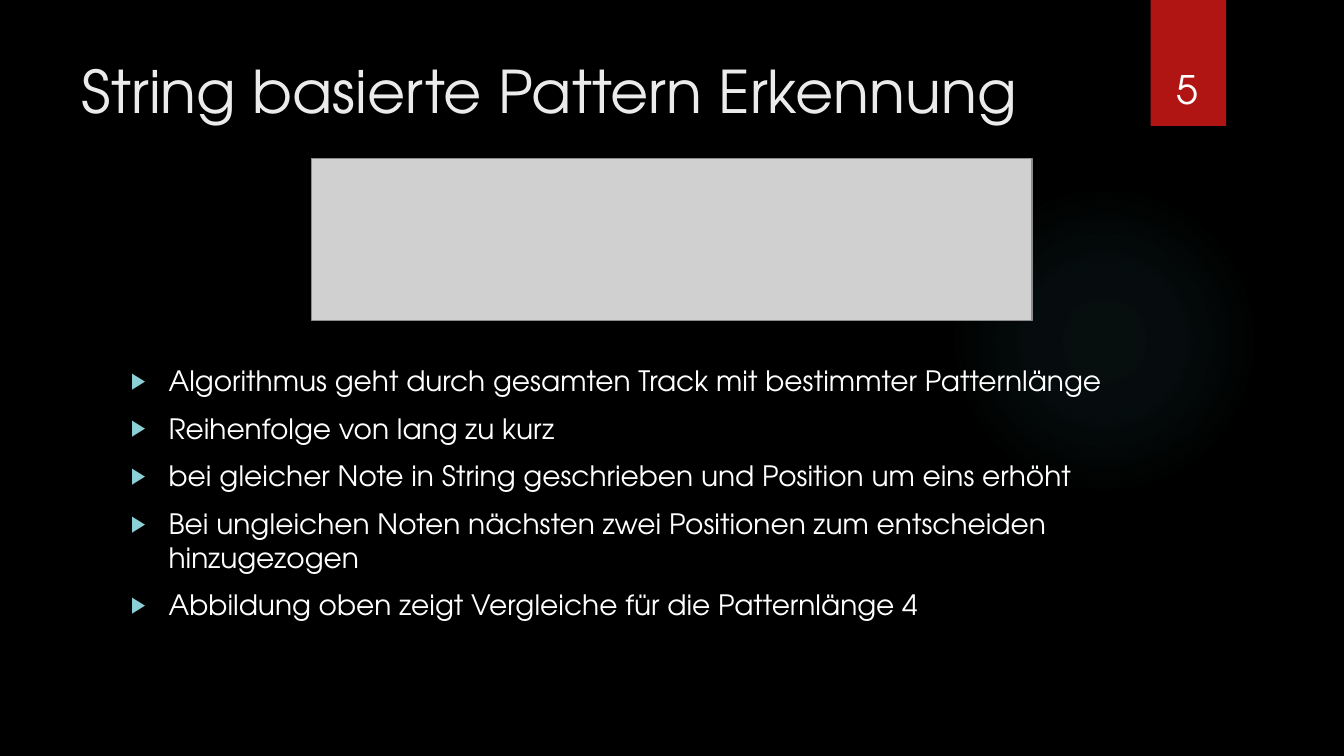
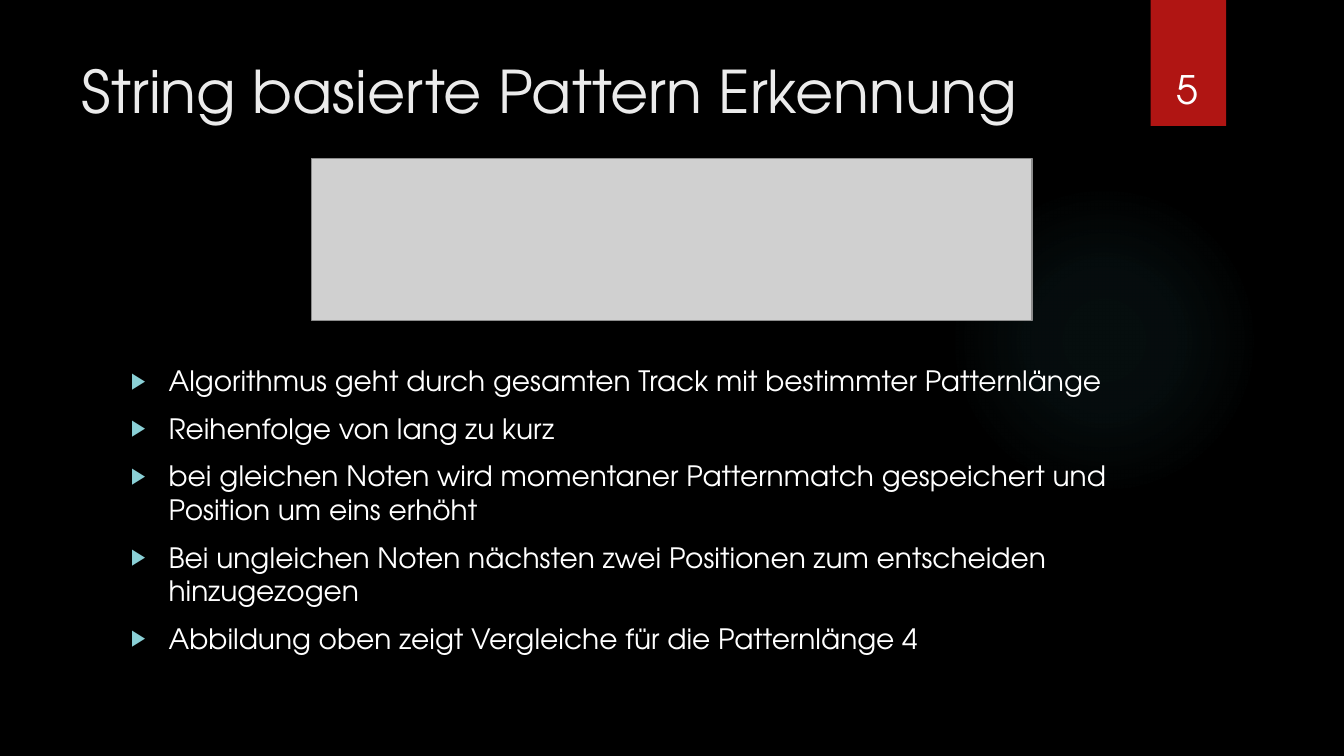
Before and after one commit to Hozeeben/Masterarbeit, a slide deck: slide 5 of Unterlagen/Masterseminar.pptx. Drawn at 1344x756 pixels with LibreOffice and Linux fonts; fonts in the diff are those of the drawing; grey boxes stand for pictures; background and template pictures are left out. Boxes give left, top, right and bottom in pixels: in the first picture for what was removed or moved away, otherwise in the second. Text is boxed around its words. In the diff, an @@ line names an element or a change of style, - is before the commit and + after.

```diff
--- a/Unterlagen/Masterseminar.pptx
+++ b/Unterlagen/Masterseminar.pptx
@@ text at [169, 465, 1106, 521]: text changed @@
-▶ bei gleicher Note in String geschrieben und Position um eins erhöht
+▶ bei gleichen Noten wird momentaner Patternmatch gespeichert und Position um eins erhöht
```
Also in this commit, not shown: 9 other slides changed.
